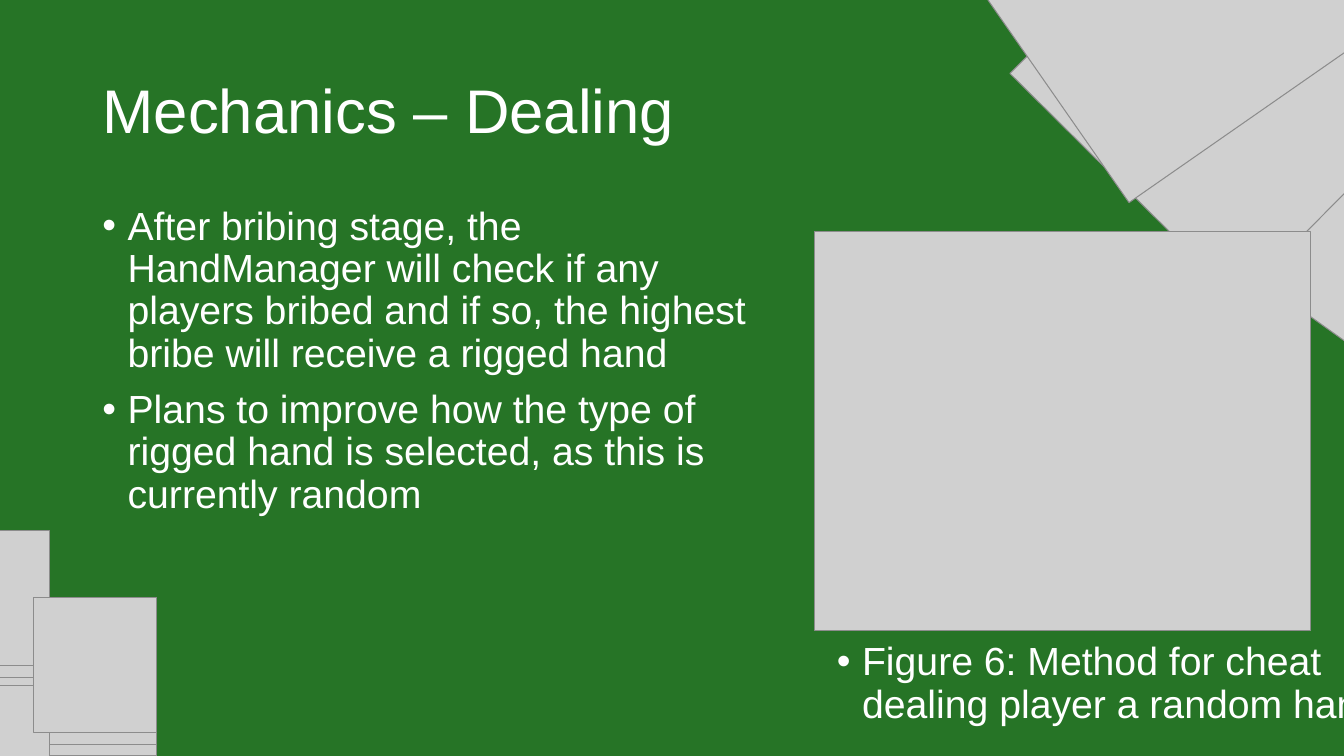
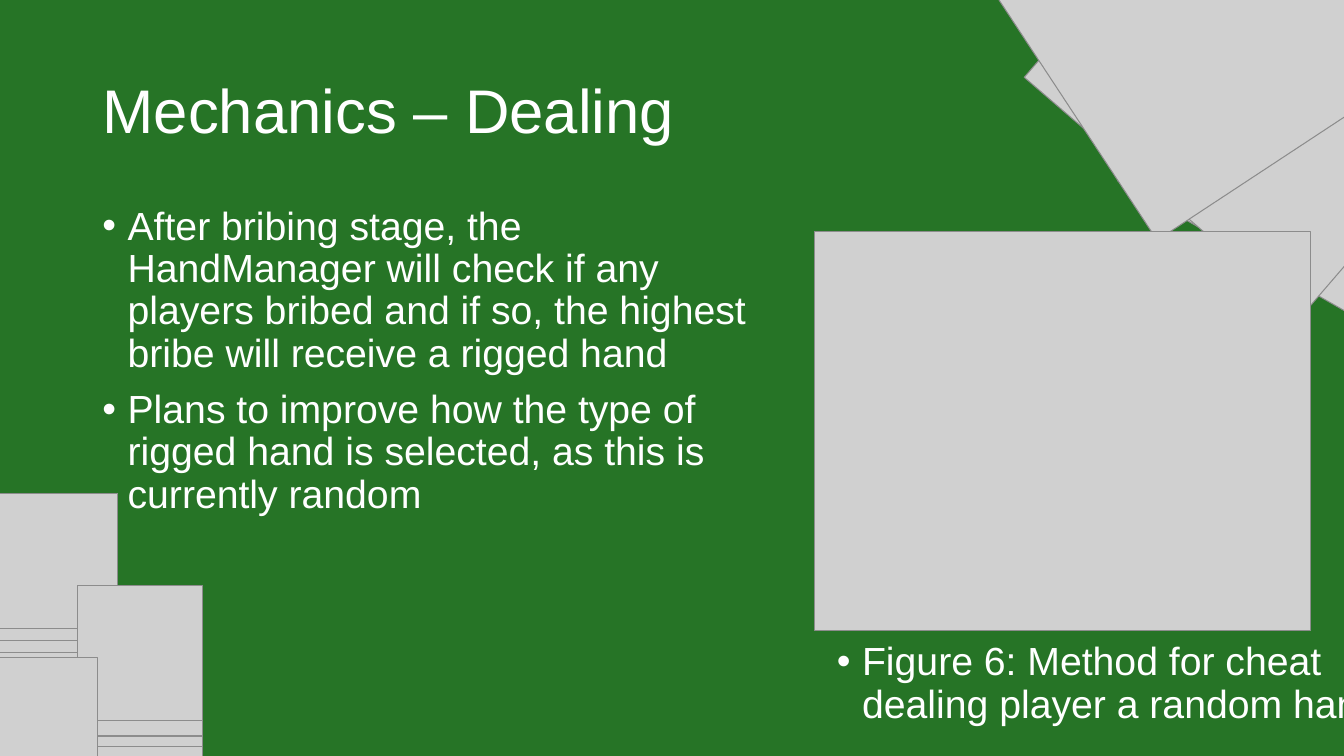
Before and after one commit to IsabelHampton/bluffs-and-bribes, a slide deck: slide 6 of Docs/Bluffs & Bribes Pitch.pptx. Drawn at 1344x756 pixels with LibreOffice and Linux fonts; fonts in the diff are those of the drawing; grey boxes stand for pictures. Boxes give left, top, right and bottom in pixels: in the first picture for what was removed or moved away, otherwise in the second. Text is boxed around its words. In the diff, an @@ line names an element or a change of style, - is before the commit and + after.

```diff
--- a/Docs/Bluffs & Bribes Pitch.pptx
+++ b/Docs/Bluffs & Bribes Pitch.pptx
@@ picture at [956,0,1344,240]: rotation 235 to 236 degrees @@
@@ picture at [1025,0,1344,316]: rotation 224 to 220 degrees @@
@@ picture at [1118,0,1344,362]: rotation 215 to 209 degrees @@
@@ group removed at [0,530,156,756]: 12 pictures @@
@@ group added at [0,493,203,756]: 13 pictures @@
```
Also in this commit, not shown: 20 other slides changed, 1 other file.
